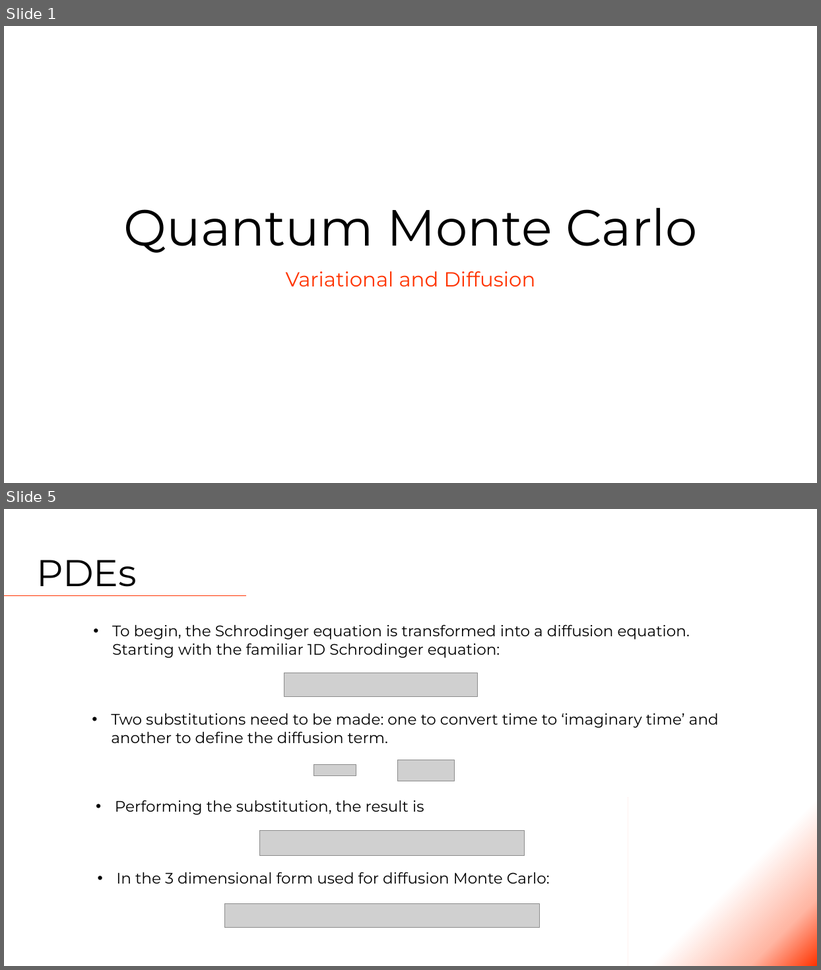
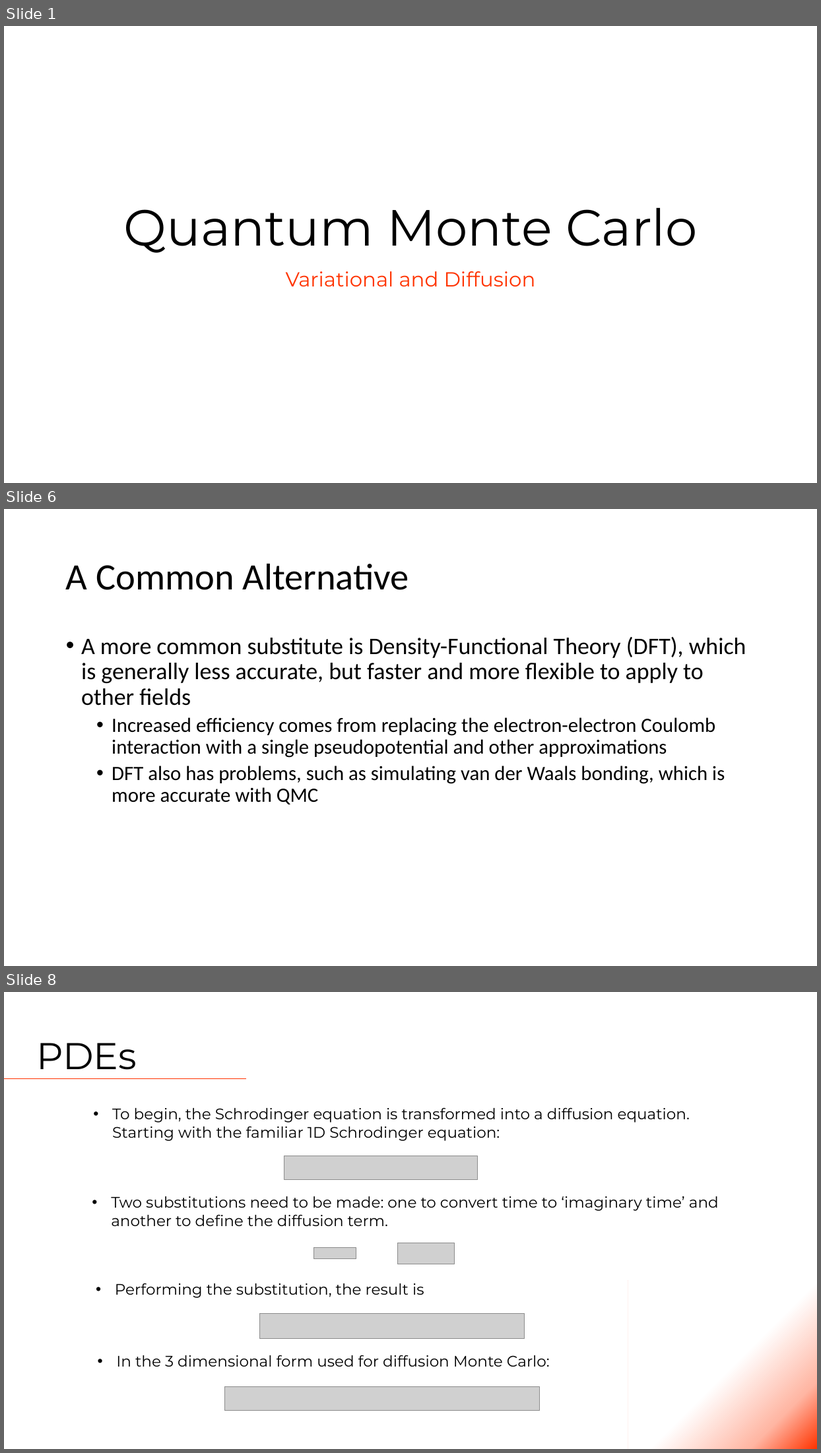
Before and after one commit to Tsintsuntsini/PHYS_581, a slide deck: Presentation1/Quantum Monte Carlo.pptm. Shown one above the other, each under a label of ours: slides 1 and 5 before the commit, slides 1, 6 and 8 after it; the slides between them are not shown. The pictures are 821x970 and 821x1453 pixels, drawn with LibreOffice and Linux fonts; fonts in the diff are those of the drawing; grey boxes stand for pictures. Boxes give left, top, right and bottom in pixels: in the first picture for what was removed or moved away, otherwise in the second. Text is boxed around its words. In the diff, an @@ line names an element or a change of style, - is before the commit and + after.

```diff
--- a/Presentation1/Quantum Monte Carlo.pptm
+++ b/Presentation1/Quantum Monte Carlo.pptm
@@ slide 6 added at (x1=4, y1=509, x2=817, y2=966), background #FFFFFF @@
@@ title added at (x1=66, y1=563, x2=409, y2=590), 44 pt, text #000000 @@
+A Common Alternative
@@ text added at (x1=81, y1=637, x2=746, y2=805), 24 pt, text #000000 @@
+• A more common substitute is Density-Functional Theory (DFT), which is generally less accurate, but faster and more flexible to apply to other fields
+  • Increased efficiency comes from replacing the electron-electron Coulomb interaction with a single pseudopotential and other approximations
+  • DFT also has problems, such as simulating van der Waals bonding, which is more accurate with QMC
@@ what was slide 5 is now slide 8 @@
```
Also in this commit, not shown: 5 slides changed, 3 other slides added, 1 slide removed, 3 other files.
